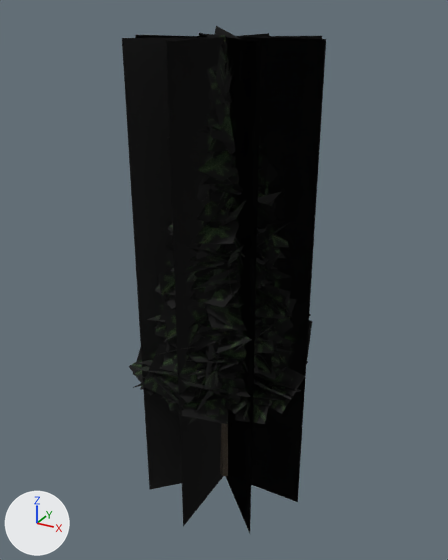
An edit to the COLLADA model data/assets/trees/spruce/tree_spruce_large.dae, drawn before and after from the same camera.
One viewpoint serves both versions: a 50 mm lens placed at (18.7, -34.7, 33.9), pointed at (-0.4, 0.2, 16.4). Lighting does not change. The marker at lower left points along +X, +Y and +Z. The older version comes first. Where no turn or scale is listed for an object, it has been applied to the vertices. Vertices at exactly the same position are counted once.

The first picture shows 'tree_spruce_large_a2500', 'tree_spruce_large_a80'.
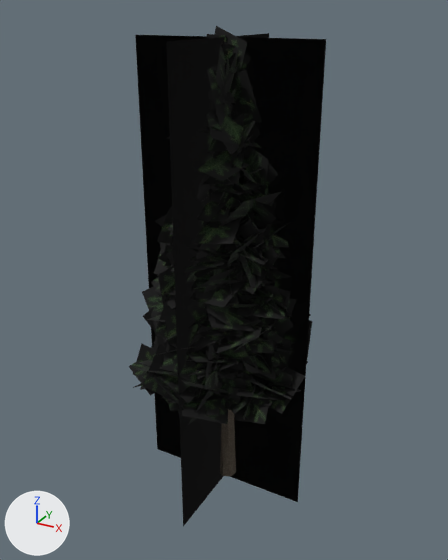
Where the change shows, as pixel boxes [x1, y1, x2, y2] in the pictures (448 x 560 px):
'tree_spruce_large_a80', reshaped (6% narrower): before [122, 33, 326, 533]; after [135, 33, 326, 526]
part 1 of me_tree_spruce_large_a80_mesh, deleted: before [199, 33, 261, 533]
part 2 of me_tree_spruce_large_a80_mesh, deleted: before [122, 36, 322, 489]

The edits, one by one:
me_tree_spruce_large_a80_mesh is used by ob_tree_spruce_large_a80; location (0.0, 0.0, 0.0).
me_tree_spruce_large_a80_mesh had 16 vertices, 16 faces and spanned x -6.8..6.0, y -6.2..6.3, z -0.6..32.3.
me_tree_spruce_large_a80_mesh now has 8 vertices, 8 faces and spans x -6.8..6.0, y -6.2..6.3, z -0.6..32.3.
me_tree_spruce_large_a80_mesh part 1: the loose piece of 4 vertices spanning x -4.8..4.3, y -4.5..4.6, z -0.6..32.3 is deleted.
me_tree_spruce_large_a80_mesh part 2: the loose piece of 4 vertices spanning x -4.6..4.1, y -4.2..4.5, z -0.6..32.3 is deleted.
